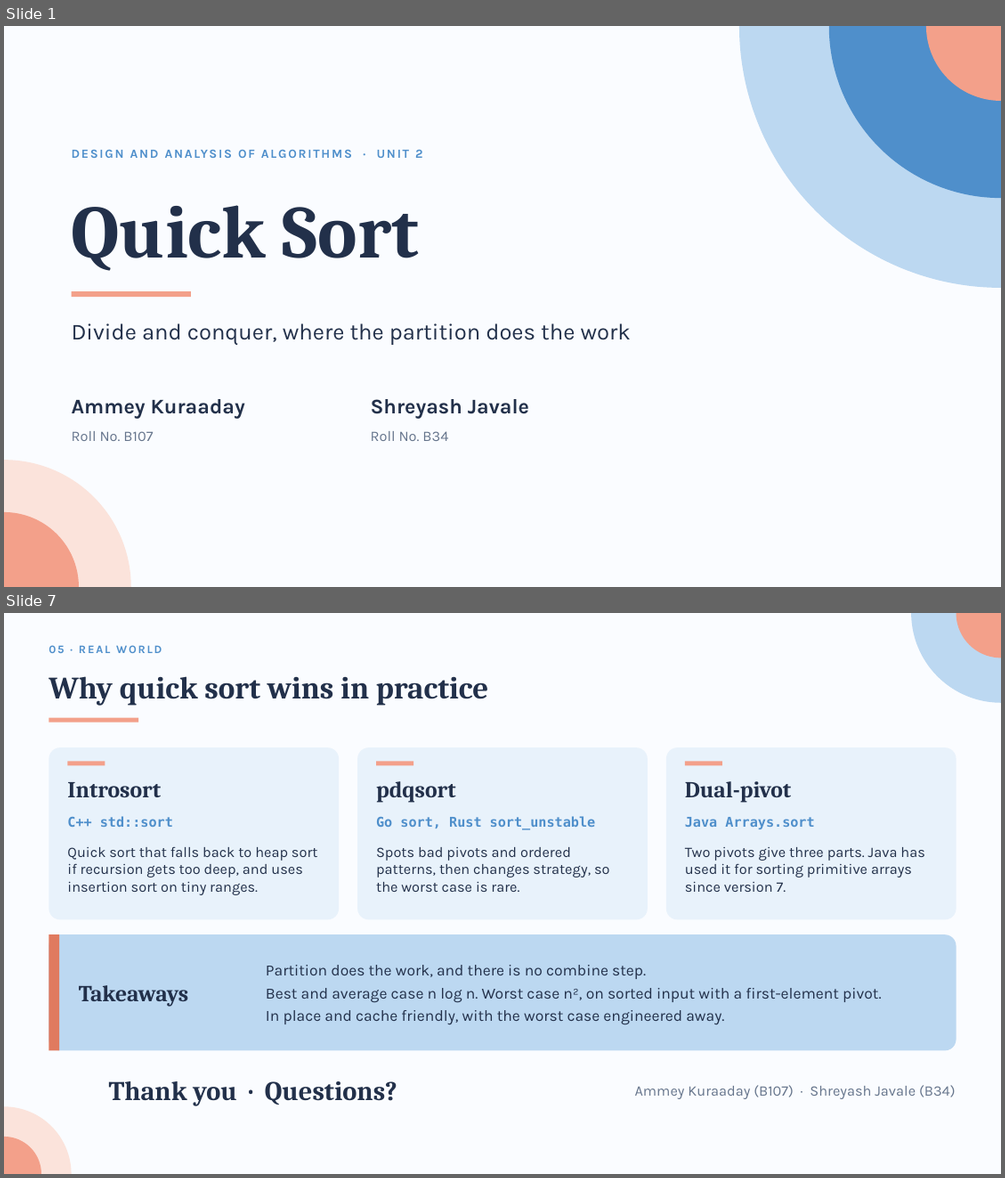
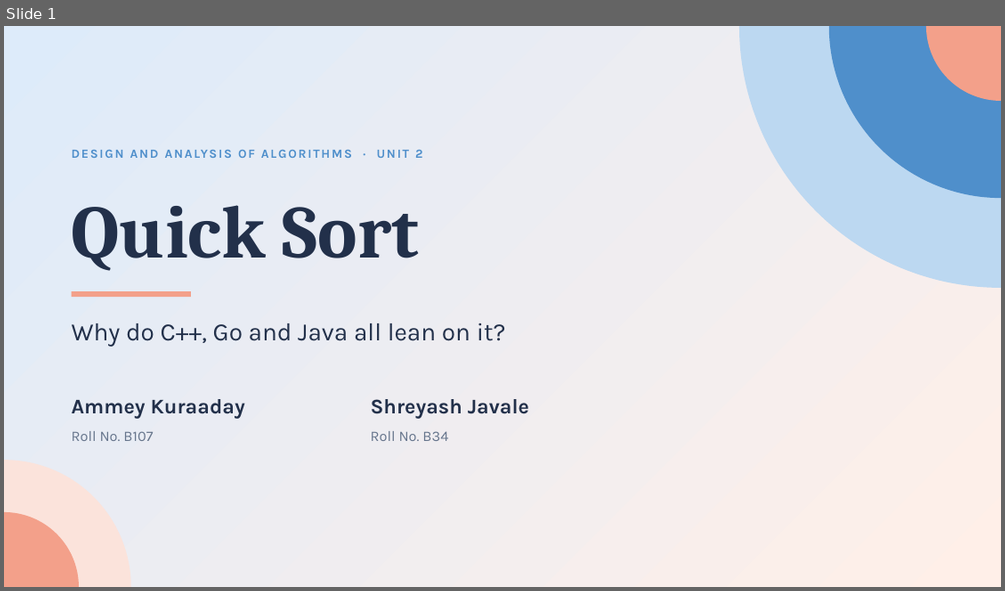
Before and after one commit to AmeyKuradeAK/DAA, a slide deck: QuickSort_DAA.pptx. Shown one above the other, each under a label of ours: slides 1 and 7 before the commit, slide 1 after it; the slides between them are not shown. The pictures are 1005x1178 and 1005x591 pixels, drawn with LibreOffice and Linux fonts; fonts in the diff are those of the drawing. Boxes give left, top, right and bottom in pixels: in the first picture for what was removed or moved away, otherwise in the second. Text is boxed around its words. In the diff, an @@ line names an element or a change of style, - is before the commit and + after.

Commit message:
Rework deck as an 8-slide story with gradient backdrop and Thank You slide

```diff
--- a/QuickSort_DAA.pptx
+++ b/QuickSort_DAA.pptx
@@ slide 7 removed at bbox=[4, 613, 1001, 1174], background #FAFCFF @@
@@ freeform shape removed at bbox=[911, 613, 1001, 703] @@
@@ freeform shape removed at bbox=[956, 613, 1001, 657] @@
@@ text removed at bbox=[48, 645, 162, 653] @@
-05 · REAL WORLD
@@ title removed at bbox=[48, 676, 488, 706] @@
-Why quick sort wins in practice
@@ rectangle removed at bbox=[48, 718, 138, 722] @@
@@ rounded rectangle removed at bbox=[48, 747, 339, 919] @@
@@ rectangle removed at bbox=[67, 761, 105, 765] @@
@@ rounded rectangle removed at bbox=[357, 747, 647, 919] @@
@@ rectangle removed at bbox=[376, 761, 413, 765] @@
@@ rounded rectangle removed at bbox=[666, 747, 956, 919] @@
@@ rectangle removed at bbox=[685, 761, 722, 765] @@
@@ text removed at bbox=[67, 782, 161, 797] @@
-Introsort
@@ text removed at bbox=[376, 781, 456, 803] @@
-pdqsort
@@ text removed at bbox=[685, 781, 791, 803] @@
-Dual-pivot
@@ text removed at bbox=[67, 816, 173, 827] @@
-C++ std::sort
@@ text removed at bbox=[376, 816, 596, 830] @@
-Go sort, Rust sort_unstable
@@ text removed at bbox=[685, 817, 814, 829] @@
-Java Arrays.sort
@@ text removed at bbox=[67, 847, 318, 895] @@
-Quick sort that falls back to heap sort if recursion gets too deep, and uses insertion sort on tiny ranges.
@@ text removed at bbox=[376, 847, 609, 892] @@
-Spots bad pivots and ordered patterns, then changes strategy, so the worst case is rare.
@@ text removed at bbox=[685, 847, 924, 892] @@
-Two pivots give three parts. Java has used it for sorting primitive arrays since version 7.
@@ rounded rectangle removed at bbox=[48, 934, 956, 1051] @@
@@ rectangle removed at bbox=[48, 934, 59, 1051] @@
@@ text removed at bbox=[79, 985, 188, 1006] @@
-Takeaways
@@ text removed at bbox=[266, 965, 881, 1025] @@
-Partition does the work, and there is no combine step.
-Best and average case n log n. Worst case n², on sorted input with a first-element pivot.
-In place and cache friendly, with the worst case engineered away.
@@ text removed at bbox=[109, 1081, 397, 1106] @@
-Thank you · Questions?
@@ text removed at bbox=[635, 1085, 955, 1099] @@
-Ammey Kuraaday (B107) · Shreyash Javale (B34)
@@ freeform shape removed at bbox=[4, 1107, 72, 1174] @@
@@ freeform shape removed at bbox=[4, 1136, 41, 1174] @@
@@ slide 1 changed as well @@
@@ background #FAFCFF to gradient #DDEBFA to #FFEFE8 @@
@@ text at bbox=[72, 323, 506, 346]: text changed; size 22 to 24 pt @@
-Divide and conquer, where the partition does the work
+Why do C++, Go and Java all lean on it?
```
Also in this commit, not shown: 5 other slides changed, 2 slides added, 1 other file.
